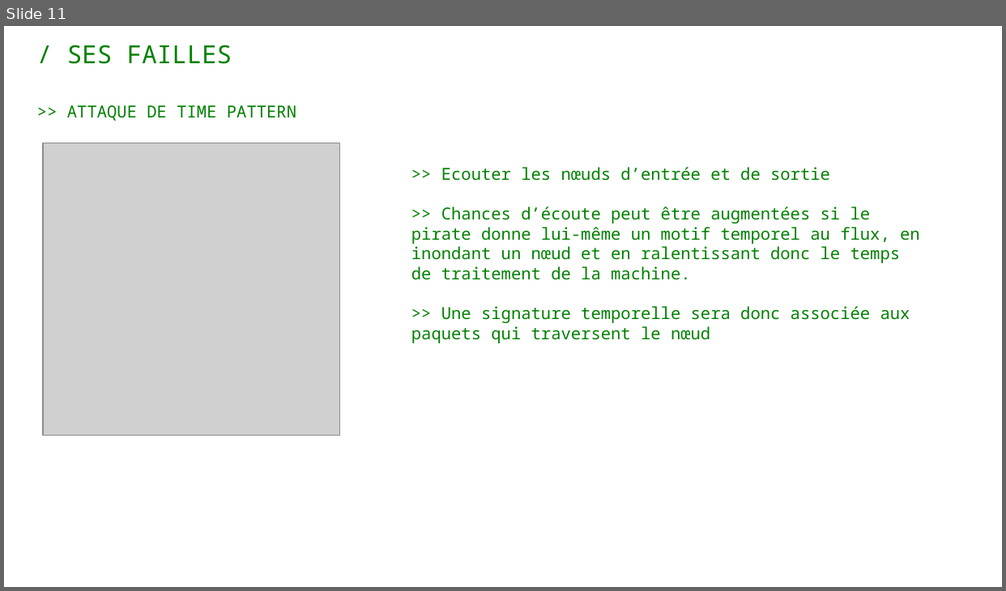
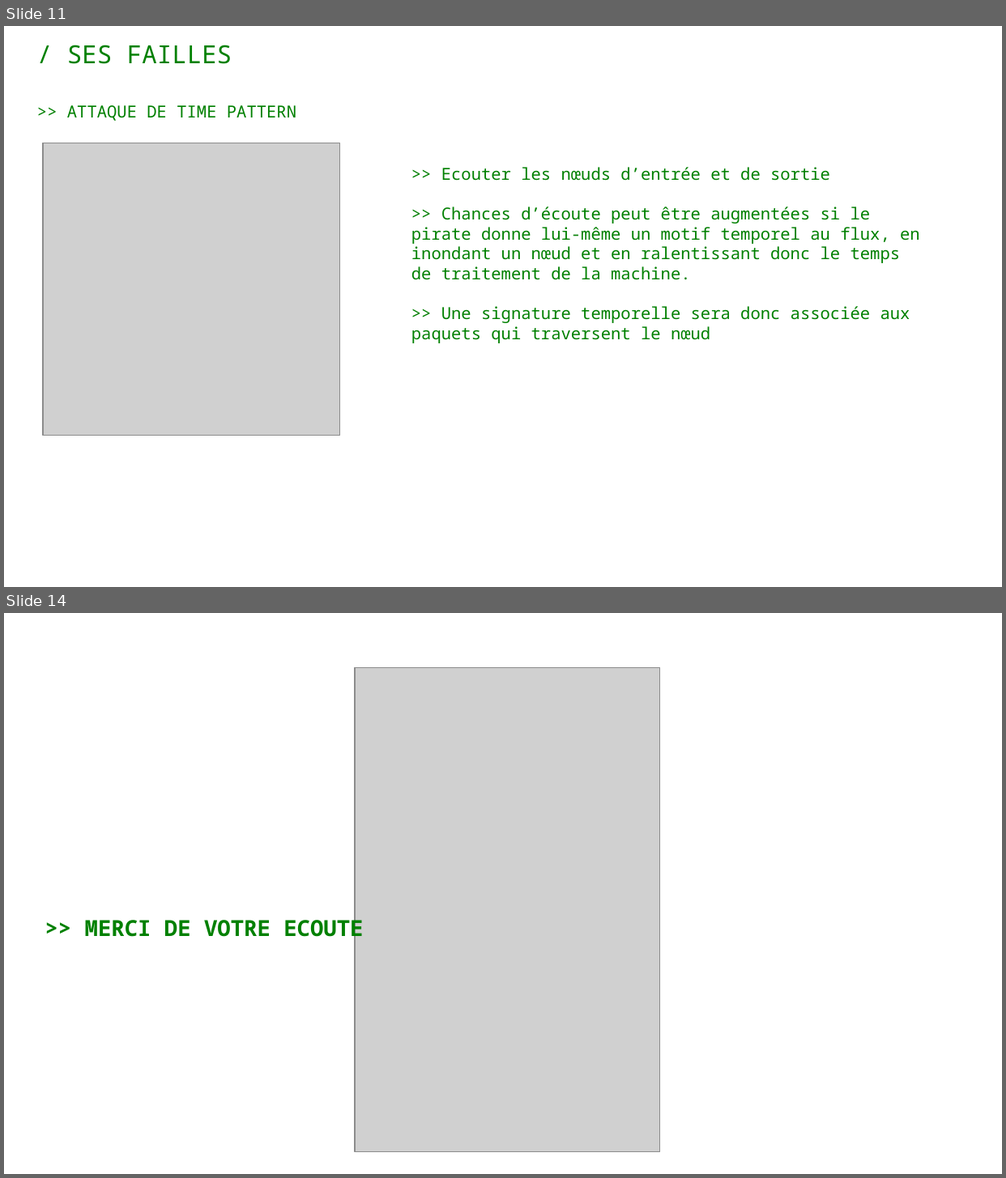
Before and after one commit to ZeNoob4/TOOOOOOOOOOOR, a slide deck: TOR - PRESENTATION.pptx. Shown one above the other, each under a label of ours: slide 11 before the commit, slides 11 and 14 after it; the slides between them are not shown. The pictures are 1006x591 and 1006x1178 pixels, drawn with LibreOffice and Linux fonts; fonts in the diff are those of the drawing; grey boxes stand for pictures. Boxes give left, top, right and bottom in pixels: in the first picture for what was removed or moved away, otherwise in the second. Text is boxed around its words. In the diff, an @@ line names an element or a change of style, - is before the commit and + after.

```diff
--- a/TOR - PRESENTATION.pptx
+++ b/TOR - PRESENTATION.pptx
@@ slide 14 added at [4,613,1002,1174], background #FFFFFF @@
@@ picture added at [356,668,661,1153] @@
@@ text added at [85,915,363,942], 16 pt, text #008000, bold @@
+>> MERCI DE VOTRE ECOUTE
```
Also in this commit, not shown: 1 slide changed, 1 other slide added.
